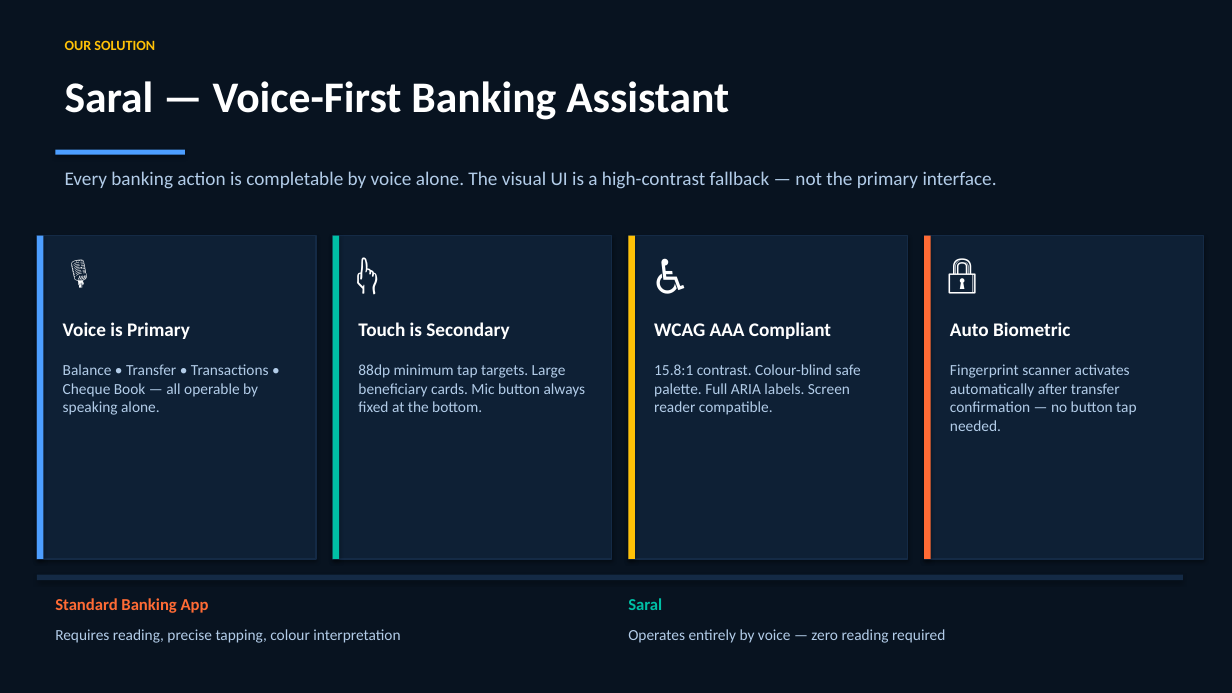
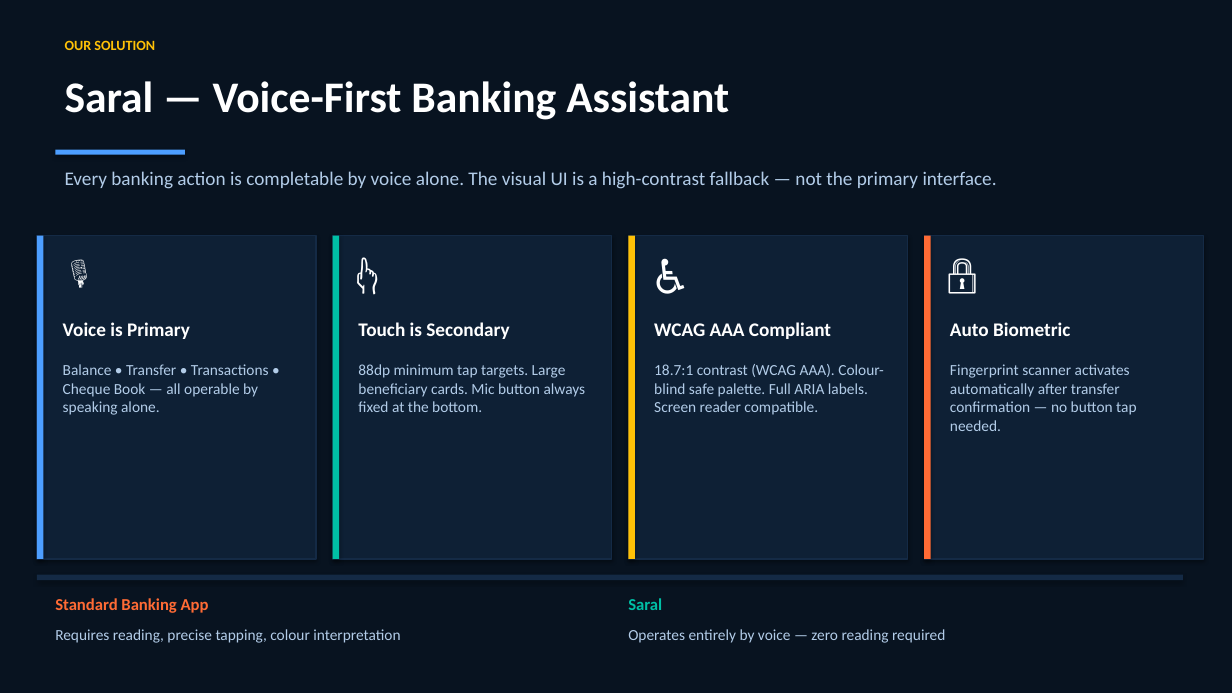
Before and after one commit to esfaihackathon/visual-assistant-ai, a slide deck: slide 4 of presentation/Saral-Accessible-Banking.pptx. Drawn at 1232x693 pixels with LibreOffice and Linux fonts; fonts in the diff are those of the drawing. Boxes give left, top, right and bottom in pixels: in the first picture for what was removed or moved away, otherwise in the second. Text is boxed around its words. In the diff, an @@ line names an element or a change of style, - is before the commit and + after.

```diff
--- a/presentation/Saral-Accessible-Banking.pptx
+++ b/presentation/Saral-Accessible-Banking.pptx
@@ text at [654,364,884,415]: text changed @@
-15.8:1 contrast. Colour-blind safe palette. Full ARIA labels. Screen reader compatible.
+18.7:1 contrast (WCAG AAA). Colour-blind safe palette. Full ARIA labels. Screen reader compatible.
```
Also in this commit, not shown: 5 other slides changed, 1 slide added, 1 other file.
